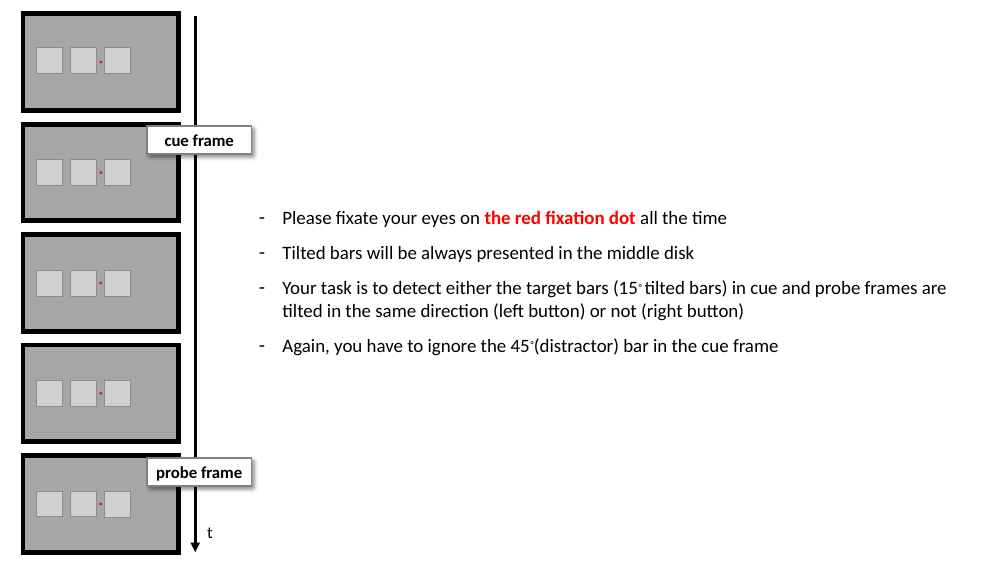
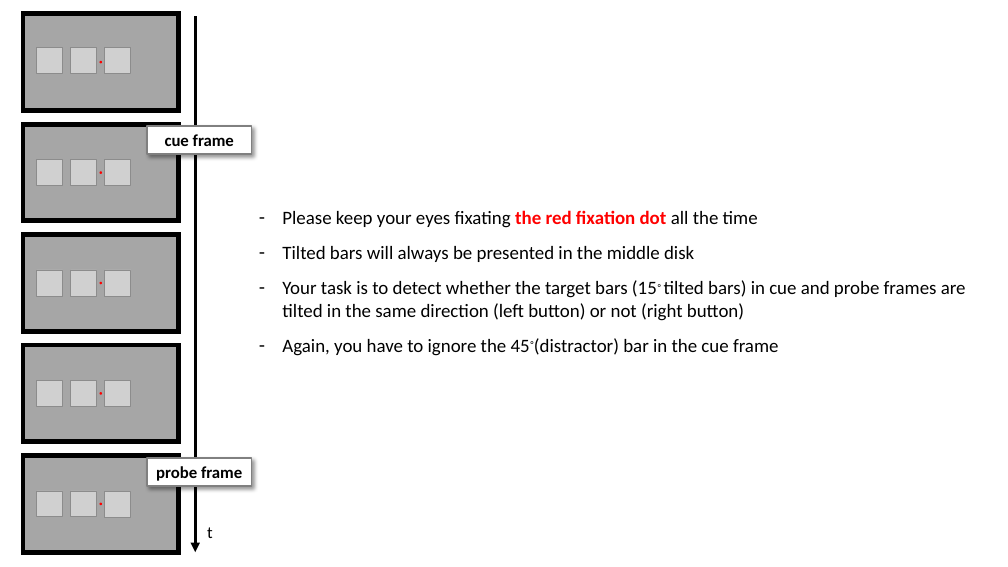
Before and after one commit to Ohyeon5/TPD_priority_map, a slide deck: slide 2 of Instructions/Instruction for observers_3disk_flicker.pptx. Drawn at 1008x567 pixels with LibreOffice and Linux fonts; fonts in the diff are those of the drawing; grey boxes stand for pictures. Boxes give left, top, right and bottom in pixels: in the first picture for what was removed or moved away, otherwise in the second. Text is boxed around its words. In the diff, an @@ line names an element or a change of style, - is before the commit and + after.

```diff
--- a/Instructions/Instruction for observers_3disk_flicker.pptx
+++ b/Instructions/Instruction for observers_3disk_flicker.pptx
@@ text at [282, 210, 966, 321]: text changed @@
-– Please fixate your eyes on the red fixation dot all the time
-– Tilted bars will be always presented in the middle disk
-– Your task is to detect either the target bars (15◦ tilted bars) in cue and probe frames are tilted in the same direction (left button) or not (right button)
+– Please keep your eyes fixating the red fixation dot all the time
+– Tilted bars will always be presented in the middle disk
+– Your task is to detect whether the target bars (15◦ tilted bars) in cue and probe frames are tilted in the same direction (left button) or not (right button)
```
Also in this commit, not shown: 1 other slide changed, 4 other files.
